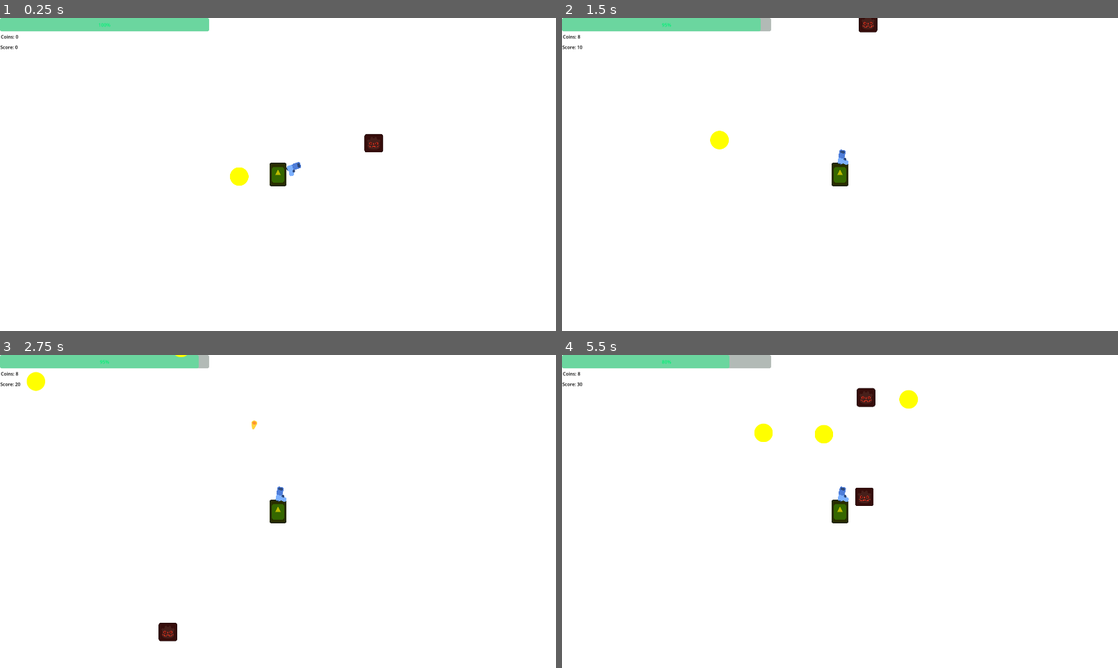
Above: before the commit, frames 1-4 (two rows, left to right).
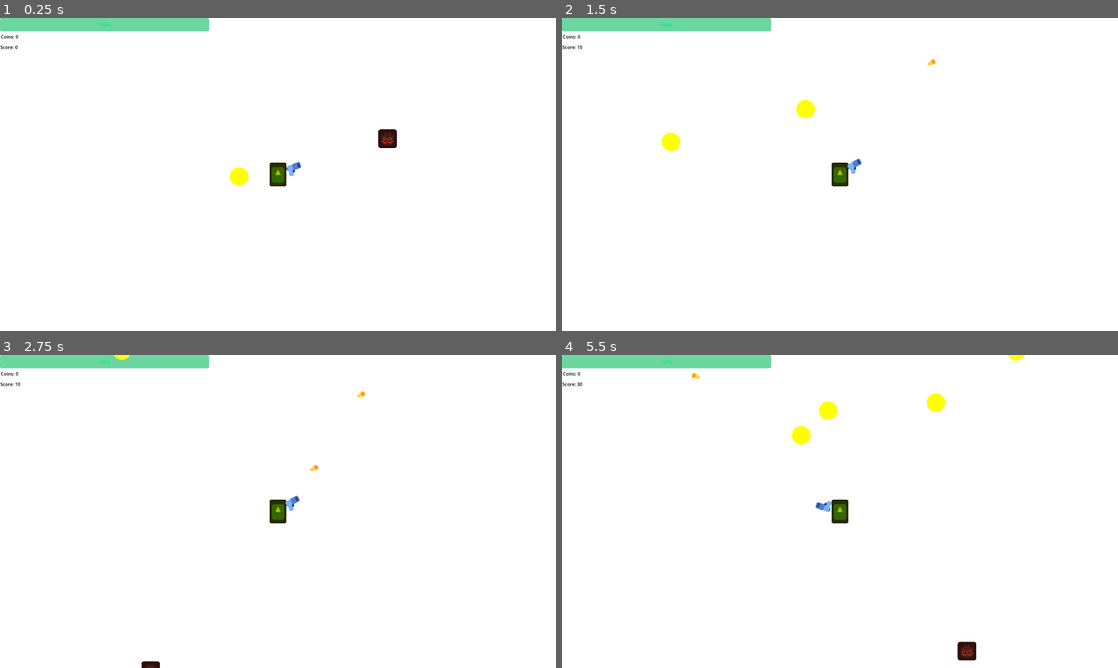
Above: after the commit, the same moments.

Repository: deutandev/survival-shooter
Game: Godot game, scene res://environment/map.tscn
Two runs of this game, one before a commit and one after it. Both use one fixed random seed, a clock stepped at 60 frames per second and the inputs below. The engine's default icon, where the game draws it, is replaced by a stand-in: a white triangle on a blue panel in a dark square.
Inputs:
- Up to frame 1 (0.25 s): no input
- Up to frame 2 (1.5 s): hold D (move_right) 0.53-1.28 s; hold S (move_down) from 1.28 s (still down)
- Up to frame 3 (2.75 s): release S (move_down) at 2.03 s; hold D (move_right) from 2.03 s (still down)
- Up to frame 4 (5.5 s): release D (move_right) at 2.78 s; hold W (move_up) 2.78-3.53 s; hold A (move_left) 3.53-5.03 s; hold S (move_down) from 5.03 s (still down)

The runs differ from the first frame. In frame 1, 0.3% of the frame differs, in the area x 65-72%, y 35-43%; in frame 2, 0.9%; in frame 3, 0.8%; in frame 4, 2.1%, in the area x 2-84%, y 0-98%.

Commit message:
refactor(enemy, bullet): update stat system

Diff:
--- a/characters/enemies/mob/mob.gd
+++ b/characters/enemies/mob/mob.gd
@@ -1,19 +1,31 @@
 extends CharacterBody2D
 
-@export var speed := 300.0
+@export var max_health: int = 1
+@export var speed: float = 1.0
+@export var damage: int = 1
+
+@export var defense: float = 1.0
+@export var min_damage_taken: float = 1.0
+
 @onready var player = get_node("/root/Map/Player")
 @onready var coin_drop: CoinDropManager = %CoinDropManager
+
+var current_health: int
+
+func _ready():
+	speed = speed * 100.0
+	current_health = max_health
 
 func _physics_process(delta: float) -> void:
 	var direction = global_position.direction_to(player.global_position)
 	velocity = direction * speed
 	move_and_slide()
 
-var health := 100
+func take_damage(base_damage: float):
+	var reduced_damage = max(base_damage - defense, min_damage_taken) # avoid having 0 damage
+	current_health -= reduced_damage
 
-func take_damage():
-	health -= 50
-	if health <= 0:
+	if current_health <= 0:
 		Game_Stats.add_score(10)
 		coin_drop.drop_coin(global_position)
 		queue_free()
--- a/pistol/gun_bullet.gd
+++ b/pistol/gun_bullet.gd
@@ -1,19 +1,22 @@
 extends Area2D
 
-var travelled_distance := 0
+
+@export var damage := 1
+@export var speed := 1000.0
+@export var shoot_range := 1200.0
+
+var travelled_distance := 0.0
 var direction
-const SPEED := 1000
-const RANGE := 1200
 
 func _physics_process(delta: float) -> void:
 	direction = Vector2.RIGHT.rotated(rotation)
-	position += direction * SPEED * delta
-	travelled_distance += SPEED * delta
-	if travelled_distance > RANGE:
+	position += direction * speed * delta
+	travelled_distance += speed * delta
+	if travelled_distance > shoot_range:
 		queue_free()
 
 
 func _on_body_entered(body: Node2D) -> void:
 	queue_free()
 	if body.has_method("take_damage"):
-		body.take_damage()
+		body.take_damage(damage)
Not shown: 1 places in characters/enemies/mob/mob.tscn that only renumber resources
Not shown: 1 places in characters/player/player.tscn that only renumber resources
Not shown: 1 places in environment/mainMenu.tscn that only renumber resources
Not shown: 1 places in environment/map.tscn that only renumber resources
